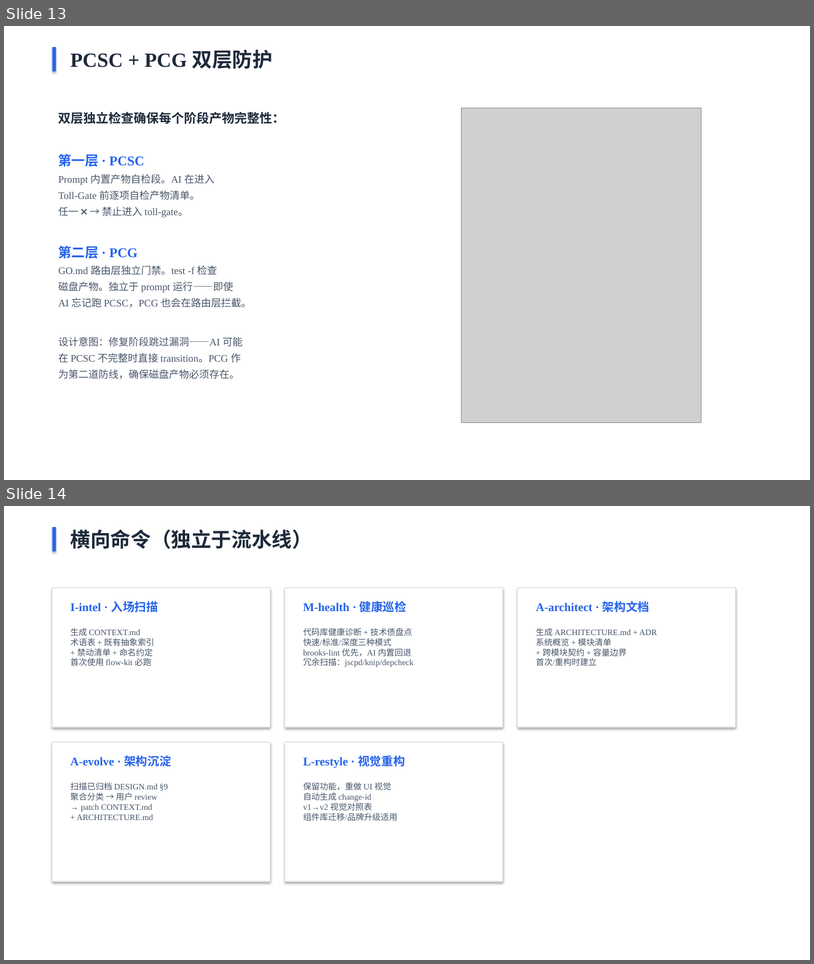
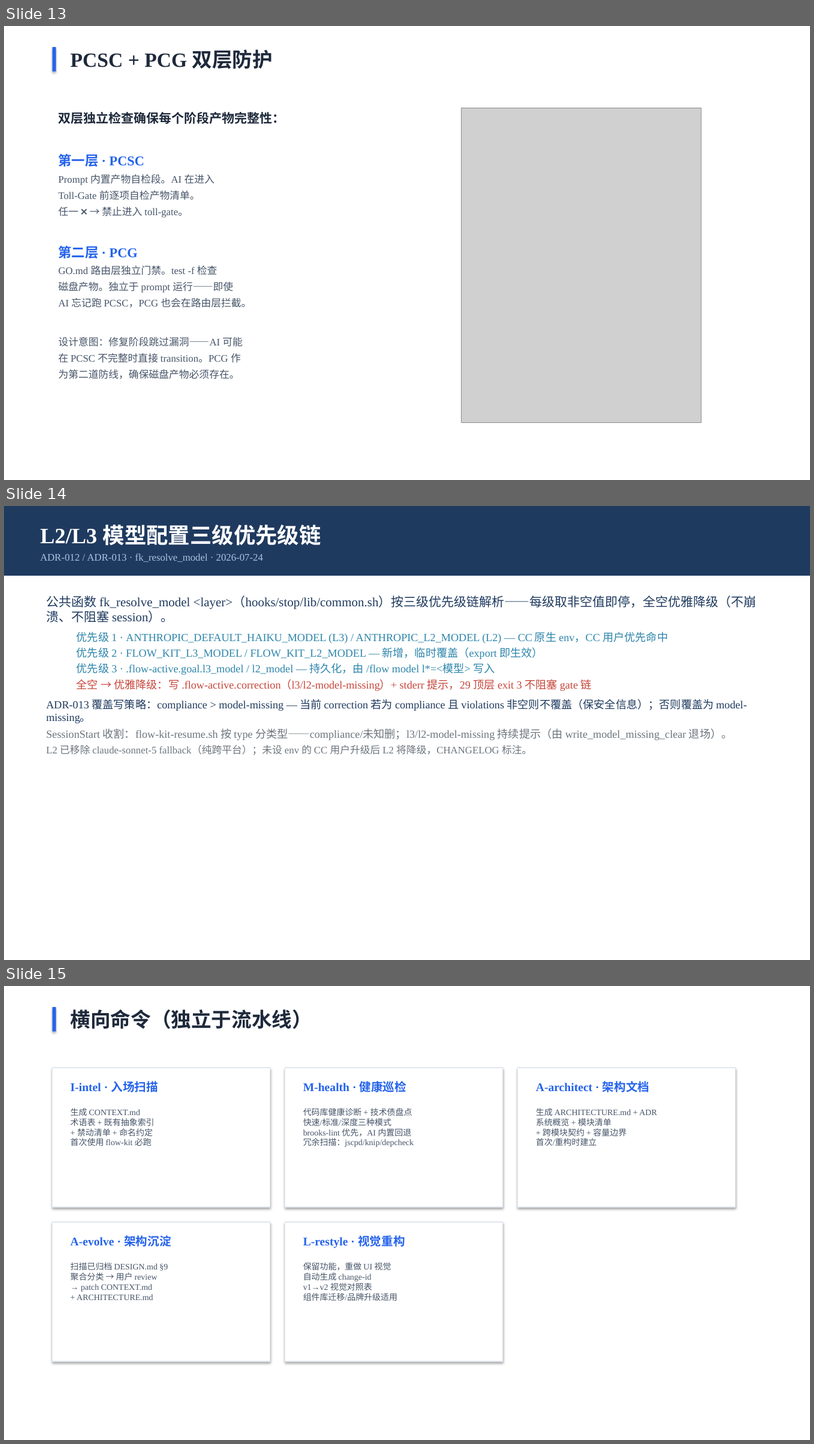
Before and after one commit to Hellrabb/flow-kit, a slide deck: flow-kit-用户指南.pptx. Shown one above the other, each under a label of ours: slides 13 and 14 before the commit, slides 13, 14 and 15 after it. The pictures are 814x964 and 814x1444 pixels, drawn with LibreOffice and Linux fonts; fonts in the diff are those of the drawing; grey boxes stand for pictures. Boxes give left, top, right and bottom in pixels: in the first picture for what was removed or moved away, otherwise in the second. Text is boxed around its words. In the diff, an @@ line names an element or a change of style, - is before the commit and + after.

```diff
--- a/flow-kit-用户指南.pptx
+++ b/flow-kit-用户指南.pptx
@@ slide 14 added at <box>4,506,810,960</box>, background #FFFFFF @@
@@ rectangle added at <box>4,506,810,576</box>, fill #1F3A5F @@
@@ text added at <box>40,525,321,562</box>, 12 pt, text #A8C4E0 @@
+L2/L3 模型配置三级优先级链
+ADR-012 / ADR-013 · fk_resolve_model · 2026-07-24
@@ text added at <box>46,595,757,755</box>, 13 pt, text #1F3A5F @@
+公共函数 fk_resolve_model <layer>（hooks/stop/lib/common.sh）按三级优先级链解析——每级取非空值即停，全空优雅降级（不崩溃、不阻塞 session）。
+  优先级 1 · ANTHROPIC_DEFAULT_HAIKU_MODEL (L3) / ANTHROPIC_L2_MODEL (L2) — CC 原生 env，CC 用户优先命中
+  优先级 2 · FLOW_KIT_L3_MODEL / FLOW_KIT_L2_MODEL — 新增，临时覆盖（export 即生效）
+  优先级 3 · .flow-active.goal.l3_model / l2_model — 持久化，由 /flow model l*=<模型> 写入
+  全空 → 优雅降级：写 .flow-active.correction（l3/l2-model-missing）+ stderr 提示，29 顶层 exit 3 不阻塞 gate 链
+ADR-013 覆盖写策略：compliance > model-missing — 当前 correction 若为 compliance 且 violations 非空则不覆盖（保安全信息）；否则覆盖为 model-missing。
+SessionStart 收割：flow-kit-resume.sh 按 type 分类型——compliance/未知删；l3/l2-model-missing 持续提示（由 write_model_missing_clear 退场）。
+L2 已移除 claude-sonnet-5 fallback（纯跨平台）；未设 env 的 CC 用户升级后 L2 将降级，CHANGELOG 标注。
@@ what was slide 14 is now slide 15 @@
```
Also in this commit, not shown: 3 slides changed, 2 other files.
